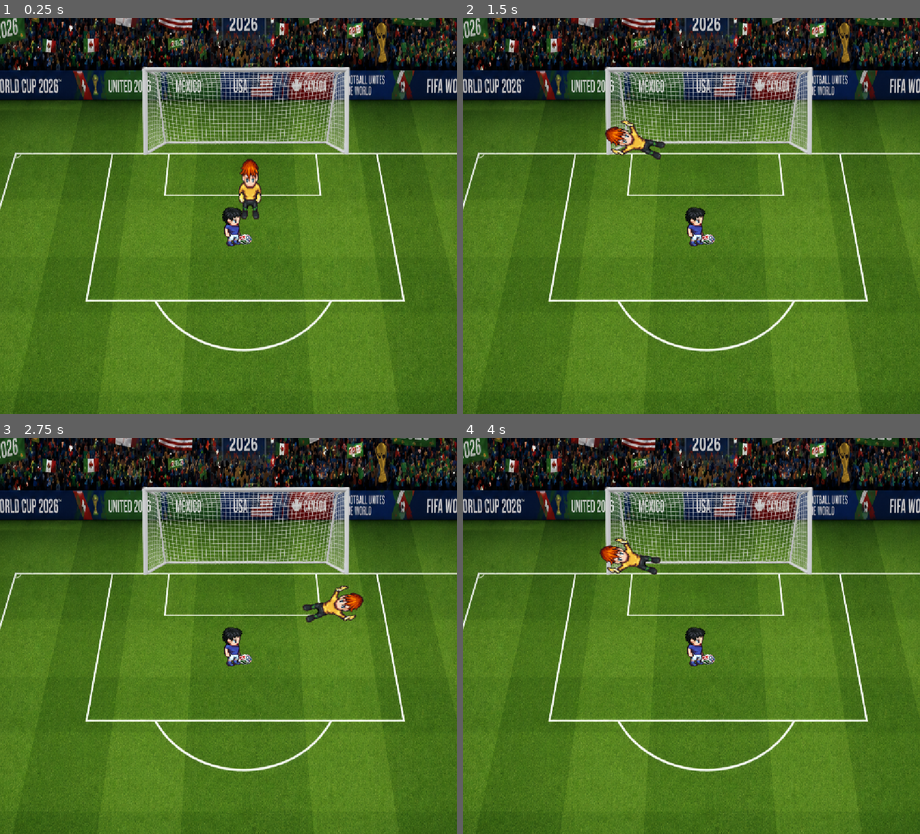
Above: before the commit, frames 1-4 (two rows, left to right).
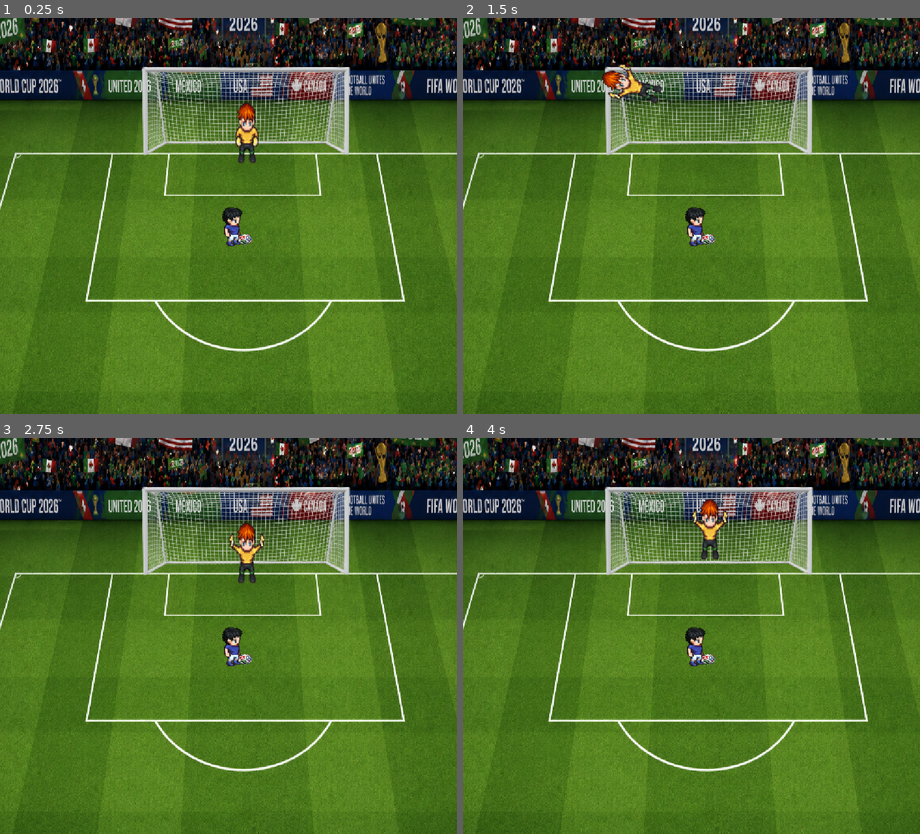
Above: after the commit, the same moments.

Repository: lulorojas/Scanio-Rojas-Mundial
Game: Godot game, scene res://escenas/cancha.tscn
Same seed, same stepped clock (60 frames per second), same inputs: the game is played once before the commit and once after it.
Inputs (mouse positions are in pixels of both pictures, inside the frame that each line leads up to):
- Up to frame 1 (0.25 s): no input
- Up to frame 2 (1.5 s): move the mouse to (792, 196) at 0.52 s; hold D 0.53-1.28 s; hold Q 0.53-1.28 s; click (792, 196) at 0.67 s; tap Enter at 1.25 s; move the mouse to (600, 235) at 1.27 s; hold S from 1.28 s (still down); tap E at 1.35 s; click (600, 235) at 1.42 s
- Up to frame 3 (2.75 s): move the mouse to (274, 548) at 2.02 s; release S at 2.03 s; hold D from 2.03 s (still down); hold Z from 2.03 s (still down); click (274, 548) at 2.17 s
- Up to frame 4 (4 s): tap Space at 2.75 s; move the mouse to (668, 715) at 2.77 s; release D at 2.78 s; release Z at 2.78 s; hold W 2.78-3.53 s; tap C at 2.85 s; click (668, 715) at 2.92 s; move the mouse to (828, 695) at 3.52 s; hold A from 3.53 s (still down); hold Q from 3.53 s (still down); click (828, 695) at 3.67 s

The runs differ from the first frame. In frame 1, 1.1% of the frame differs, in the area x 51-58%, y 21-51%; in frame 2, 1.2%; in frame 3, 1.2%, in the area x 50-80%, y 21-47%; in frame 4, 1.2%.

Commit message:
hice que el arquero colisione con la pelota y cuente la atajada

Diff:
--- a/mundial-penales/escenas/arquero.tscn
+++ b/mundial-penales/escenas/arquero.tscn
@@ -59,9 +59,11 @@
 }]
 
 [sub_resource type="RectangleShape2D" id="RectangleShape2D_5iqqe"]
-size = Vector2(99, 177)
+size = Vector2(68, 156)
 
 [node name="arquero" type="Area2D" unique_id=1598289278]
+collision_layer = 9
+collision_mask = 4
 script = ExtResource("1_8mxbl")
 
 [node name="AnimatedSprite2D" type="AnimatedSprite2D" parent="." unique_id=1897599771]
@@ -71,5 +73,5 @@
 animation = &"atajar"
 
 [node name="CollisionShape2D" type="CollisionShape2D" parent="." unique_id=1646763581]
-position = Vector2(352, 135)
+position = Vector2(355, 132)
 shape = SubResource("RectangleShape2D_5iqqe")
--- a/mundial-penales/escenas/cancha.tscn
+++ b/mundial-penales/escenas/cancha.tscn
@@ -9,7 +9,7 @@
 size = Vector2(447, 163)
 
 [sub_resource type="RectangleShape2D" id="RectangleShape2D_76hsk"]
-size = Vector2(1053.25, 194.25)
+size = Vector2(1053.25, 183.125)
 
 [node name="Cancha" type="Node2D" unique_id=1947434201]
 
@@ -34,7 +34,7 @@
 collision_mask = 4
 
 [node name="arriba" type="CollisionShape2D" parent="Afuera" unique_id=945095066]
-position = Vector2(598, 18)
+position = Vector2(600, -67)
 shape = SubResource("RectangleShape2D_76hsk")
 
 [node name="der" type="CollisionShape2D" parent="Afuera" unique_id=1592224151]
@@ -51,4 +51,4 @@
 texture = ExtResource("3_yokxi")
 
 [node name="arquero" parent="." unique_id=1598289278 instance=ExtResource("3_ilx2b")]
-position = Vector2(277, 301)
+position = Vector2(269, 159)
--- a/mundial-penales/scripts/arquero.gd
+++ b/mundial-penales/scripts/arquero.gd
@@ -48,6 +48,14 @@
 		direccion_horizontal = 1.0
 		direccion_vertical = 1.0
 		intenta_atajar = true
+	elif Input.is_key_pressed(KEY_W):
+		direccion_horizontal = 0.0
+		direccion_vertical = -1.0
+		intenta_atajar = true
+	elif Input.is_key_pressed(KEY_S):
+		direccion_horizontal = 0.0
+		direccion_vertical = 0.0
+		intenta_atajar = true
 
 	if intenta_atajar:
 		_lanzar_arquero(direccion_horizontal, direccion_vertical)
@@ -64,7 +72,7 @@
 		animacion.play("atajar")
 	else:
 		animacion.flip_h = false
-		animacion.play("quieto")
+		animacion.play("atajar")
 
 	var angulo_de_rotacion: float = direccion_horizontal * grados_de_inclinacion
 
--- a/mundial-penales/scripts/jugador.gd
+++ b/mundial-penales/scripts/jugador.gd
@@ -1,6 +1,6 @@
 extends Node2D
 
-@export var mult_fuerza = 3.5
+@export var mult_fuerza = 3.1
 @export var fuerza_max = 9999.0
 
 var arrastrando = false
--- a/mundial-penales/scripts/pelota.gd
+++ b/mundial-penales/scripts/pelota.gd
@@ -7,11 +7,12 @@
 var se_mueve = false
 var ya_revise = false
 var pego_palo = false
+var atajada = false
 
 # posiciones del arco
 var palo_izq = 330.5
 var palo_der = 820.5
-var linea_gol = 367.0
+var linea_gol = 337.0
 var alto_travesano = 120.0
 
 var escala_max = 1.0
@@ -31,6 +32,7 @@
 	altura = 0.0
 	ya_revise = false
 	pego_palo = false
+	atajada = false
 	pos_y_inicio = global_position.y
 	anim.play("remate")
 	col.set_deferred("disabled", true)
@@ -44,6 +46,9 @@
 	altura += ((vz_antes + vel_z) / 2.0) * delta
 
 	global_position += vel * delta
+
+	if col.disabled and global_position.y < linea_gol + 250 and not atajada:
+		col.set_deferred("disabled", false)
 
 	# rebote en el piso
 	if altura <= 0:
@@ -68,8 +73,29 @@
 		anim.scale = Vector2(esc, esc) * Vector2(0.4, 0.4)
 
 	if not ya_revise:
+		revisar_atajada()
 		revisar_palos()
 		revisar_gol()
+
+func revisar_atajada():
+	if atajada:
+		return
+	var arquero = get_node_or_null("/root/Cancha/arquero")
+	if arquero == null:
+		return
+	if arquero.esta_ocupado == false:
+		return
+	var pos_arq = arquero.colision.global_position
+	var dif_x = abs(global_position.x - pos_arq.x)
+	var dif_y = abs(global_position.y - pos_arq.y)
+	if dif_x < 55 and dif_y < 90:
+		atajada = true
+		ya_revise = true
+		vel.x = -vel.x * 0.5
+		vel.y = abs(vel.y) * 0.6
+		vel_z = vel_z * 0.3
+		col.set_deferred("disabled", true)
+		print("ATAJADAAA")
 
 func revisar_palos():
 	if global_position.y > linea_gol or global_position.y < linea_gol - 100:
@@ -92,6 +118,8 @@
 func revisar_gol():
 	if global_position.y > linea_gol:
 		return
+	if atajada:
+		return
 
 	ya_revise = true
 
Not shown: 1 places in mundial-penales/escenas/arquero.tscn that only renumber resources
